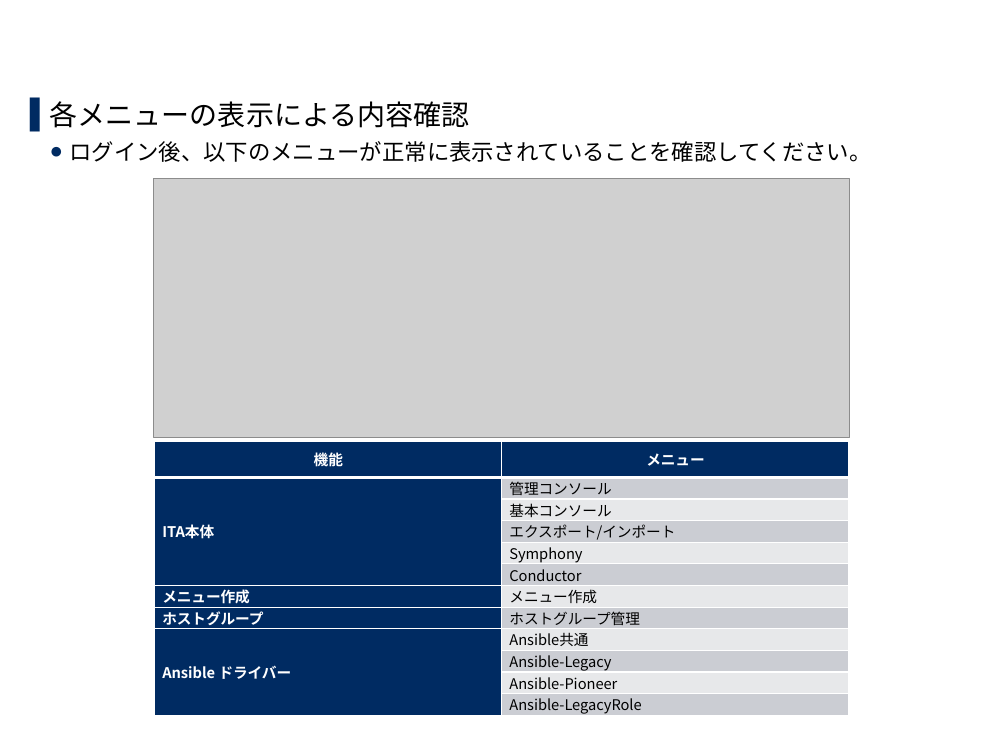
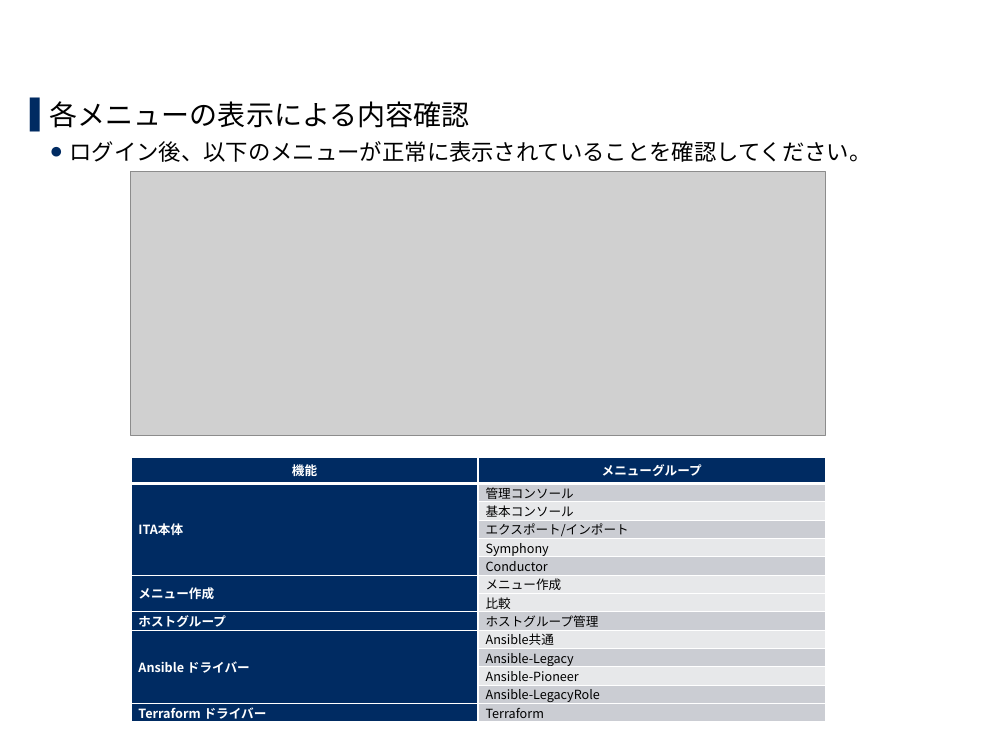
Before and after one commit to exastro-suite/it-automation-docs, a slide deck: slide 29 of asset/Learn_ja/ITA-offline-install_ja.pptx. Drawn at 1008x756 pixels with LibreOffice and Linux fonts; fonts in the diff are those of the drawing; grey boxes stand for pictures; background and template pictures are left out. Boxes give left, top, right and bottom in pixels: in the first picture for what was removed or moved away, otherwise in the second. Text is boxed around its words. In the diff, an @@ line names an element or a change of style, - is before the commit and + after.

```diff
--- a/asset/Learn_ja/ITA-offline-install_ja.pptx
+++ b/asset/Learn_ja/ITA-offline-install_ja.pptx
@@ picture: place and size @@
-picture at box(153, 178, 849, 437)
+picture at box(131, 171, 826, 435)
@@ table at box(131, 458, 825, 723) @@
-row 1, column 2: メニュー
+row 1, column 2: メニューグループ
+row 8:  | 比較
+row 14: Terraform ドライバー | Terraform
@@ table: place and size @@
-table at box(154, 442, 848, 718)
+table at box(131, 458, 825, 723)
```
Also in this commit, not shown: 9 other slides changed, 21 other files.
